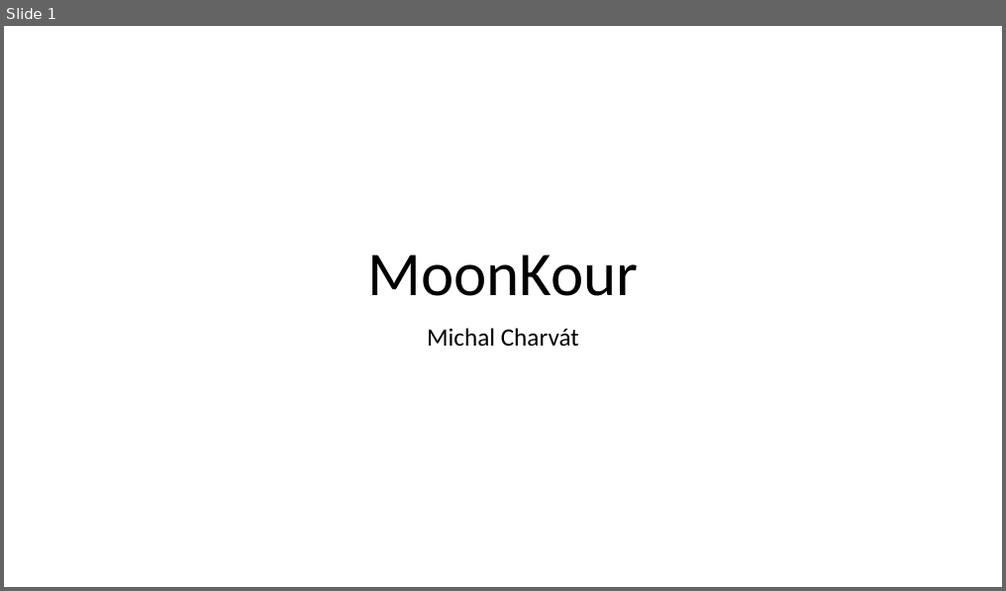
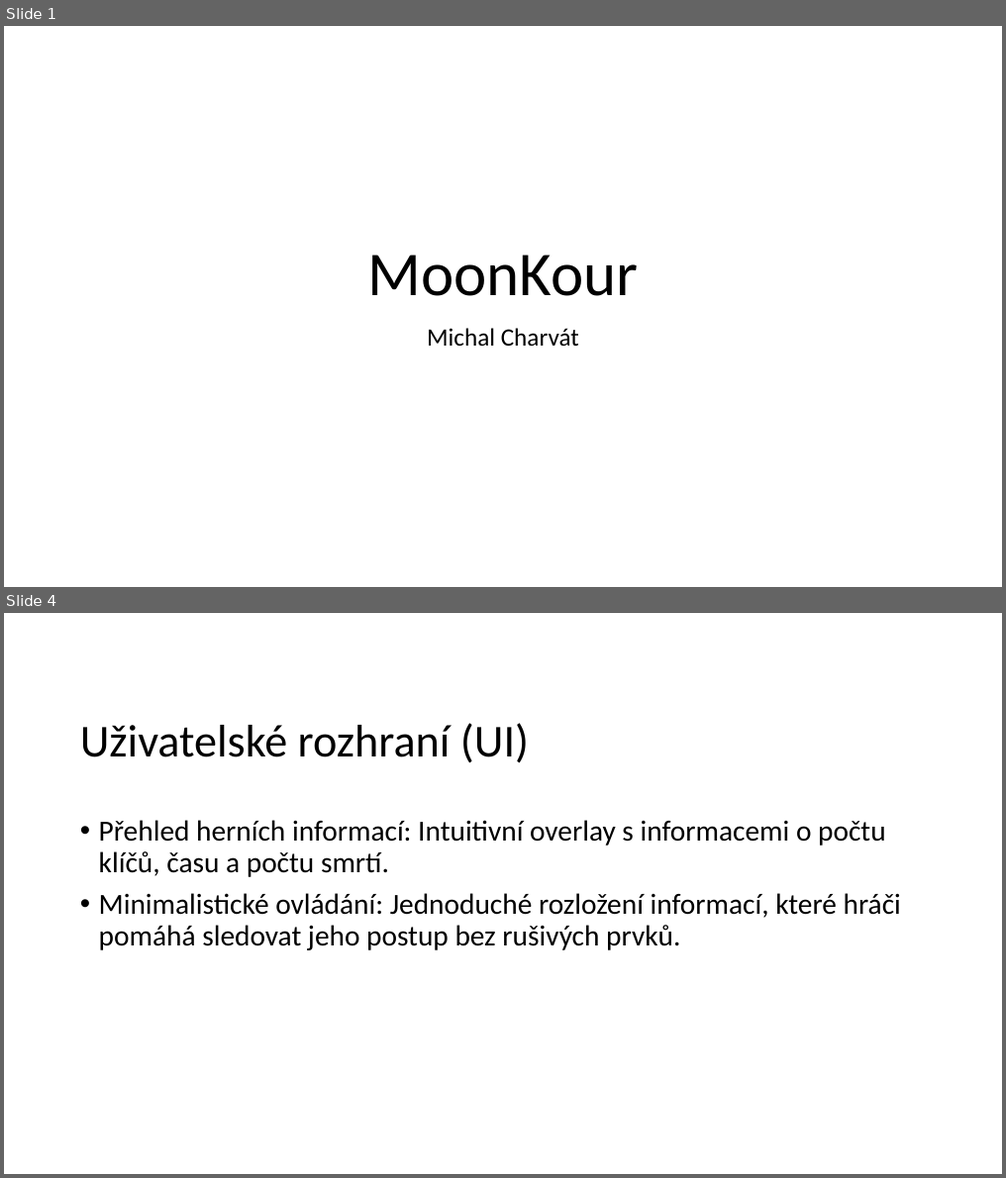
Before and after one commit to Fen1Xcz/TP, a slide deck: MoonKour.pptx. Shown one above the other, each under a label of ours: slide 1 before the commit, slides 1 and 4 after it; the slides between them are not shown. The pictures are 1006x591 and 1006x1178 pixels, drawn with LibreOffice and Linux fonts; fonts in the diff are those of the drawing; background and template pictures are left out. Boxes give left, top, right and bottom in pixels: in the first picture for what was removed or moved away, otherwise in the second. Text is boxed around its words. In the diff, an @@ line names an element or a change of style, - is before the commit and + after.

```diff
--- a/MoonKour.pptx
+++ b/MoonKour.pptx
@@ slide 4 added at <box>4,613,1002,1174</box>, background picture (left out) @@
@@ title added at <box>80,723,529,763</box>, 44 pt, text #000000 @@
+Uživatelské rozhraní (UI)
@@ text added at <box>99,820,901,951</box>, 28 pt, text #000000 @@
+• Přehled herních informací: Intuitivní overlay s informacemi o počtu klíčů, času a počtu smrtí.
+• Minimalistické ovládání: Jednoduché rozložení informací, které hráči pomáhá sledovat jeho postup bez rušivých prvků.
```
Also in this commit, not shown: 2 slides changed, 3 other slides added, 3 slides removed.
